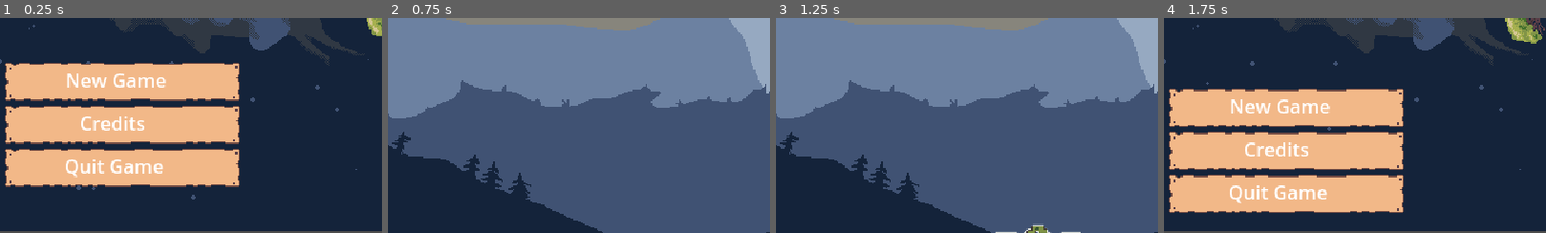
Above: before the commit, frames 1-4 (left to right).
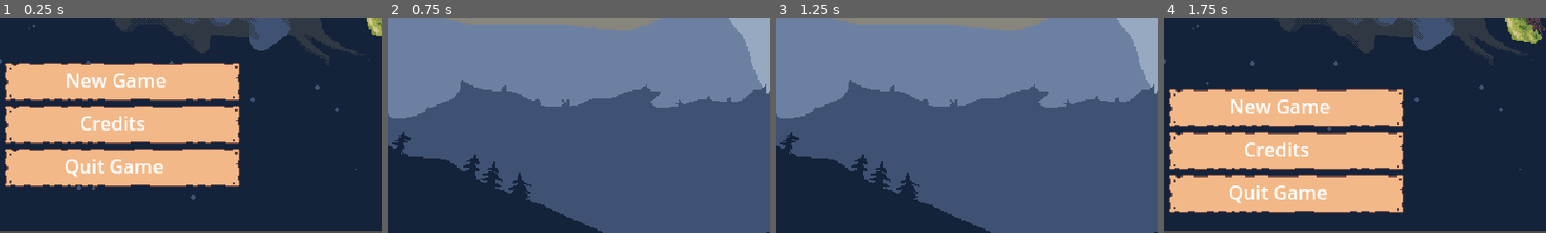
Above: after the commit, the same moments.

Repository: Rotta-Games/ragerootin
Game: Godot game, scene res://main.tscn
Two runs of this game, one before a commit and one after it. Both use one fixed random seed, a clock stepped at 60 frames per second and the inputs below. Sound files missing from this copy of the repository are replaced by a short silence.
Inputs:
- Up to frame 1 (0.25 s): no input
- Up to frame 2 (0.75 s): click "Credits" at 0.5 s
- Up to frame 3 (1.25 s): no input
- Up to frame 4 (1.75 s): tap Enter (ui_accept) at 1.25, 1.52 s; hold Right (player1_move_right) from 1.28 s (still down); tap Space (player1_shoot) at 1.35 s
The pictures show only the part of the screen within x 5-55%, y 50-100%; the shares and areas given below are measured in that part.

Frames 1-2 are identical in both runs. In frame 3, 0.2% of the frame differs, in the area x 57-80%, y 96-100%; in frame 4, nothing differs.

Commit message:
Add global game state and game over screen

Diff:
--- /dev/null
+++ b/GameState.gd
@@ -0,0 +1,12 @@
+extends Node
+
+var winner_texture : Texture2D = Texture2D.new()
+
+# Called when the node enters the scene tree for the first time.
+func _ready():
+	winner_texture = load("res://assets/gfx/tree2.png")
+
+
+# Called every frame. 'delta' is the elapsed time since the previous frame.
+func _process(delta):
+	pass
--- a/credits.tscn
+++ b/credits.tscn
@@ -1,8 +1,9 @@
-[gd_scene load_steps=4 format=3 uid="uid://py068jmcqju2"]
+[gd_scene load_steps=5 format=3 uid="uid://b08ww6nw44thu"]
 
 [ext_resource type="Script" path="res://CreditsScroller.gd" id="1_bnj77"]
 [ext_resource type="Texture2D" uid="uid://dhfg7nuljhk1d" path="res://assets/gfx/background_light.png" id="2_6xems"]
-[ext_resource type="Texture2D" uid="uid://ck52y0qg05pkg" path="res://assets/gfx/credits.svg" id="3_q156a"]
+[ext_resource type="Texture2D" uid="uid://d1mku6gyauw3n" path="res://assets/gfx/credits-nologo.svg" id="3_lfjtw"]
+[ext_resource type="Texture2D" uid="uid://cc80jluy0nje7" path="res://assets/gfx/logo.png" id="4_nkwt3"]
 
 [node name="Node2D" type="Node2D"]
 
@@ -18,7 +19,12 @@
 [node name="ParallaxLayer" type="ParallaxLayer" parent="ParallaxBackground"]
 
 [node name="Sprite2D" type="Sprite2D" parent="ParallaxBackground/ParallaxLayer"]
-position = Vector2(29, 350)
+texture_filter = 2
+position = Vector2(42, 407)
 scale = Vector2(0.696474, 0.696473)
-texture = ExtResource("3_q156a")
+texture = ExtResource("3_lfjtw")
 centered = false
+
+[node name="Logo" type="Sprite2D" parent="ParallaxBackground/ParallaxLayer"]
+position = Vector2(319, 426)
+texture = ExtResource("4_nkwt3")
--- a/game.gd
+++ b/game.gd
@@ -11,3 +11,4 @@
 func winrar():
 	print("player1 score: ", player1.score)
 	print("player2 score: ", player2.score)
+	get_tree().change_scene_to_file("res://game_over.tscn")
--- /dev/null
+++ b/game_over.gd
@@ -0,0 +1,10 @@
+extends Node2D
+
+# Called when the node enters the scene tree for the first time.
+func _ready():
+	$Tree.texture = GameState.winner_texture
+
+
+# Called every frame. 'delta' is the elapsed time since the previous frame.
+func _process(delta):
+	pass
--- /dev/null
+++ b/game_over.tscn
@@ -0,0 +1,16 @@
+[gd_scene load_steps=4 format=3 uid="uid://cfqqv2nql6ff0"]
+
+[ext_resource type="Texture2D" uid="uid://00mtq4pkkl4i" path="res://assets/gfx/score_screen.png" id="1_2l1ia"]
+[ext_resource type="Script" path="res://game_over.gd" id="1_h2h1d"]
+[ext_resource type="Texture2D" uid="uid://bvpssq4vdwi0o" path="res://assets/gfx/tree.png" id="3_f3e12"]
+
+[node name="game_over" type="Node2D"]
+script = ExtResource("1_h2h1d")
+
+[node name="ScoreScreen" type="Sprite2D" parent="."]
+position = Vector2(318, 180)
+texture = ExtResource("1_2l1ia")
+
+[node name="Tree" type="Sprite2D" parent="."]
+position = Vector2(524, 189)
+texture = ExtResource("3_f3e12")
--- a/project.godot
+++ b/project.godot
@@ -14,6 +14,10 @@
 run/main_scene="res://main.tscn"
 config/features=PackedStringArray("4.0", "GL Compatibility")
 config/icon="res://icon.svg"
+
+[autoload]
+
+GameState="*res://GameState.gd"
 
 [display]
 
Not shown, added: assets/gfx/credits-nologo.svg.import
Binary file added: assets/gfx/score_screen.png
Not shown, added: assets/gfx/score_screen.png.import
